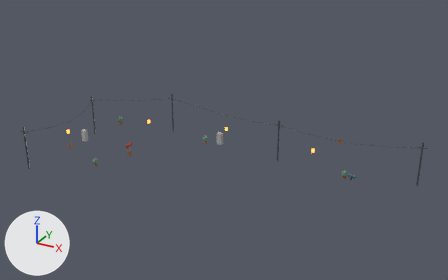
The Blender file art/blender/hinode/hinode_slice_props.blend: old version first, new version second.
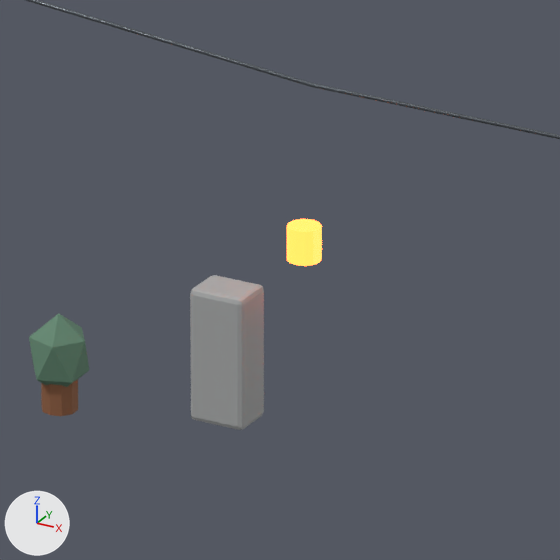
The first picture shows the older version from a 50 mm camera at (31.5, -77.4, 37.9) aimed at (-6.2, -8.9, 3.7). The close-ups show the older and then the newer version on the part from 45% to 55% of the width and 39% to 56% of the height of that picture. Only the edits that show in the close-ups are written down. Arrows for +X, +Y and +Z are at lower left; the lights stay in place.

The first close-up shows 'PROP_Cable_Secondary', 'PROP_Lantern_3', 'PROP_Plant_3', 'PROP_Planter_3', 'PROP_Vending_2'.
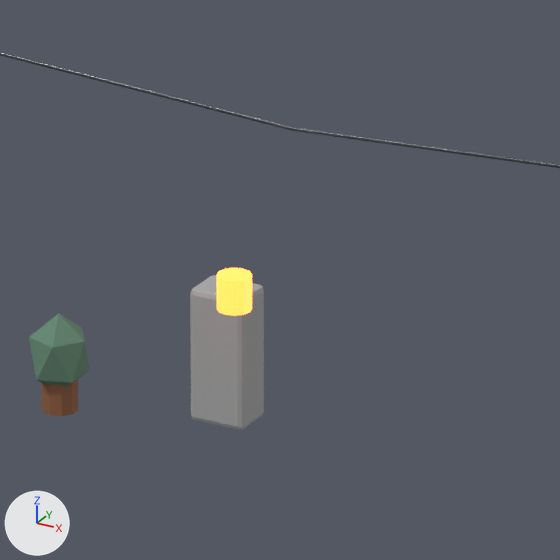
Location of each change, (x1, y1, x2, y2) in pixels of the close-ups (560 x 560 px):
'PROP_Cable_Secondary', reshaped
    before: (26, 0, 560, 139)
    after: (0, 51, 560, 168)
'PROP_Lantern_3', moved
    before: (287, 219, 322, 266)
    after: (217, 268, 252, 316)

The change, as a list of edits to the scene's bpy script:
```text
Change cu_prop_cable_secondary:
    where _sp = cu_prop_cable_secondary.splines.new('BEZIER'); _sp.bezier_points.add(2)
    remove _sp.bezier_points.foreach_set('co', [-18.8, -2.4, 5.5, -9.0, -2.8, 4.6, 0.0, -4.4, 5.4])
    remove _sp.bezier_points.foreach_set('handle_left', [-22.63, -2.244, 5.851, -12.82, -2.384, 4.608, -3.514, -3.775, 5.088])
    remove _sp.bezier_points.foreach_set('handle_right', [-14.97, -2.556, 5.149, -5.439, -3.188, 4.592, 3.514, -5.025, 5.712])
    add _sp.bezier_points.foreach_set('co', [-16.8, -4.8, 5.5, -8.5, -4.2, 4.6, 0.0, -4.4, 5.4])
    add _sp.bezier_points.foreach_set('handle_left', [-20.04, -5.034, 5.851, -11.77, -4.279, 4.623, -3.318, -4.322, 5.088])
    add _sp.bezier_points.foreach_set('handle_right', [-13.56, -4.566, 5.149, -5.167, -4.119, 4.577, 3.318, -4.478, 5.712])
Change ob_prop_lantern_3:
    ob_prop_lantern_3.location: (-9.0, -3.0, 2.55) -> (-9.0, -4.8, 2.55)
```
